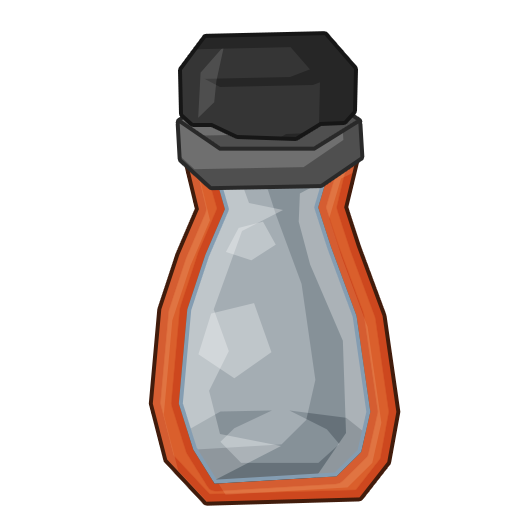
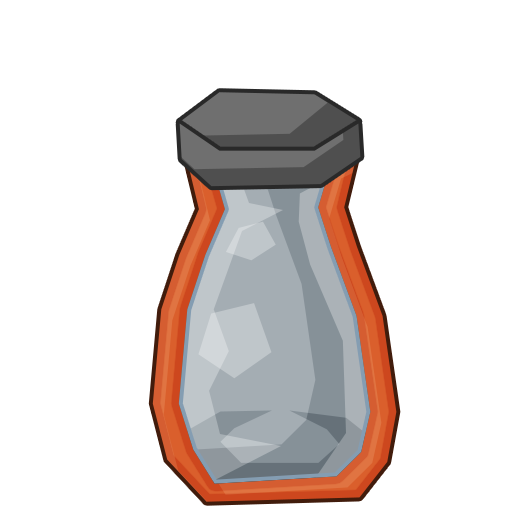
The second 512×512 image is a revision of the first. Changes to its layers:
hid "Forme 403" over [182, 35, 354, 137]
